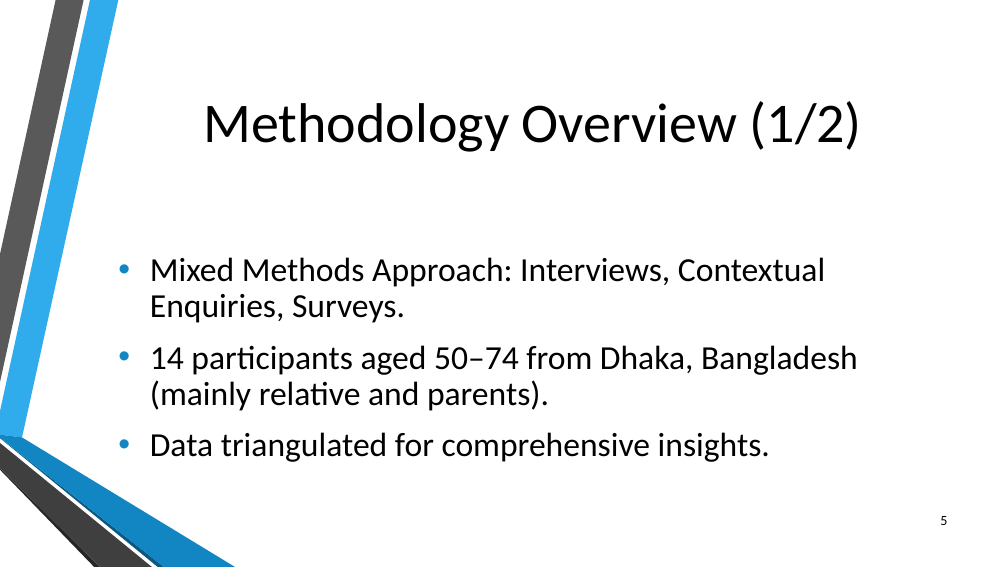
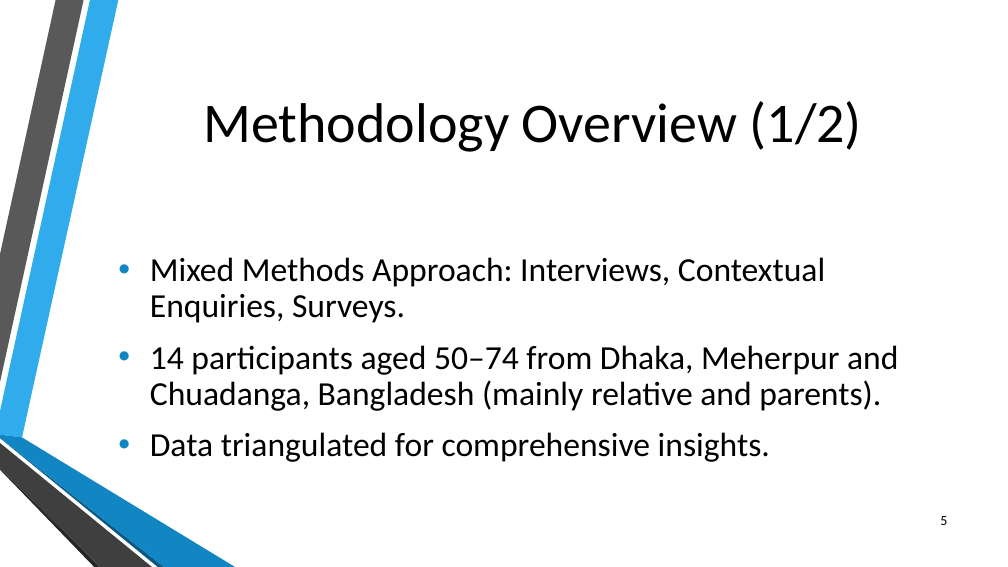
Before and after one commit to shohaghcsesust/HCI-MSProject, a slide deck: slide 5 of CSE6253summer25-6-projectFinal.pptx. Drawn at 1008x567 pixels with LibreOffice and Linux fonts; fonts in the diff are those of the drawing; background and template pictures are left out. Boxes give left, top, right and bottom in pixels: in the first picture for what was removed or moved away, otherwise in the second. Text is boxed around its words. In the diff, an @@ line names an element or a change of style, - is before the commit and + after.

```diff
--- a/CSE6253summer25-6-projectFinal.pptx
+++ b/CSE6253summer25-6-projectFinal.pptx
@@ text at (x1=150, y1=345, x2=898, y2=411): text changed @@
-• 14 participants aged 50–74 from Dhaka, Bangladesh (mainly relative and parents).
+• 14 participants aged 50–74 from Dhaka, Meherpur and Chuadanga, Bangladesh (mainly relative and parents).
```
Also in this commit, not shown: 1 other slide changed.
